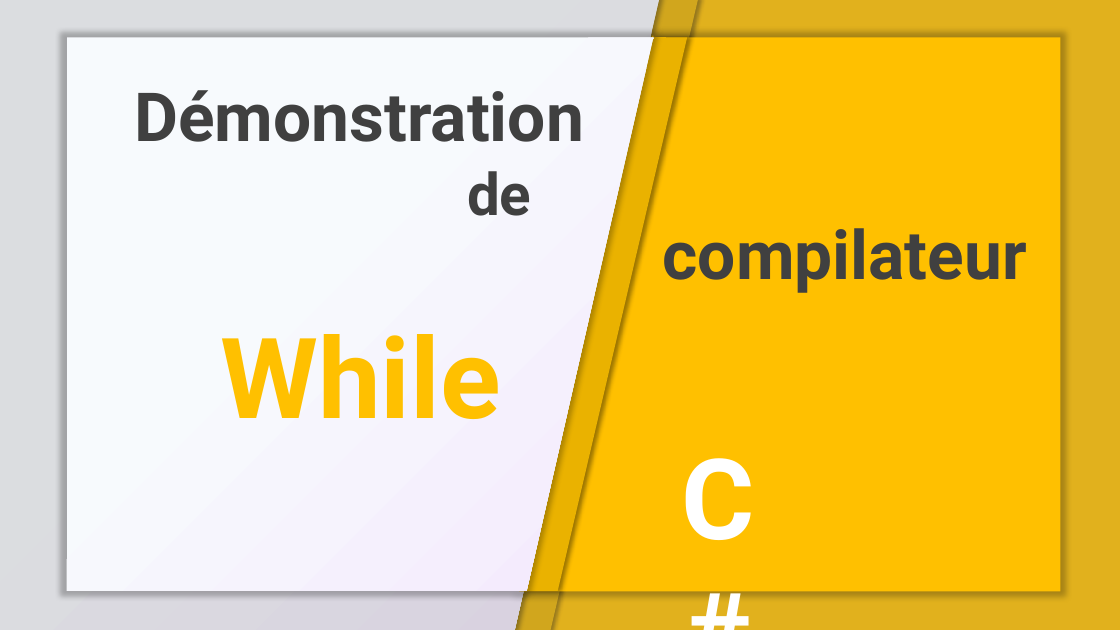
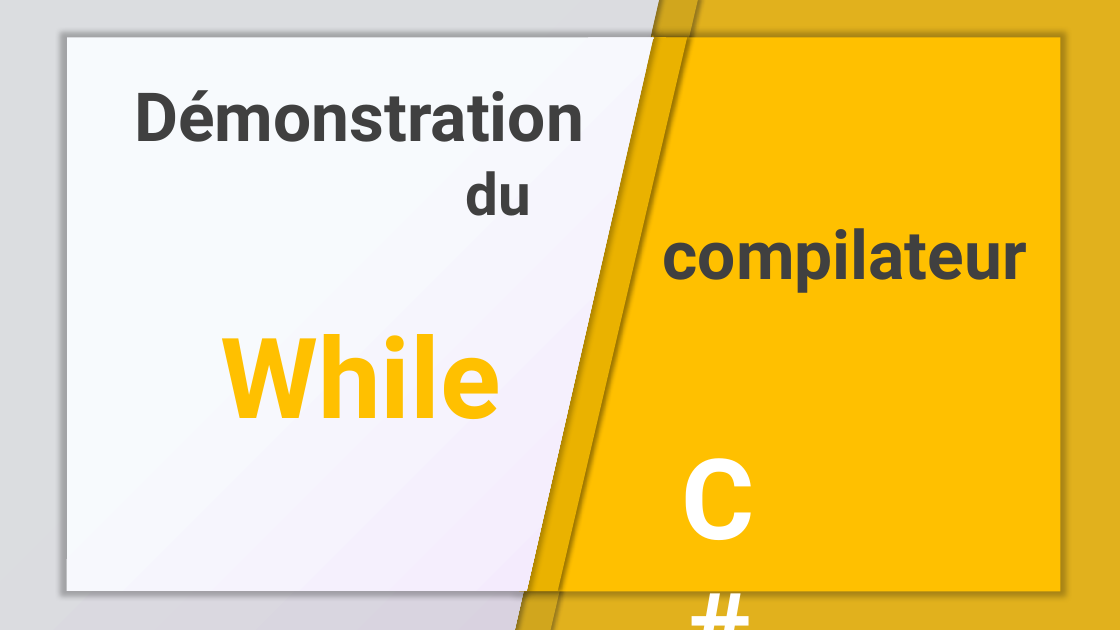
Before and after one commit to Kapcash/Compilation, a slide deck: slide 1 of Documents/Présentation/Demo_Finale.pptx. Drawn at 1120x630 pixels with LibreOffice and Linux fonts; fonts in the diff are those of the drawing. Boxes give left, top, right and bottom in pixels: in the first picture for what was removed or moved away, otherwise in the second. Text is boxed around its words. In the diff, an @@ line names an element or a change of style, - is before the commit and + after.

```diff
--- a/Documents/Présentation/Demo_Finale.pptx
+++ b/Documents/Présentation/Demo_Finale.pptx
@@ text at box(466, 171, 532, 216): text changed @@
-de
+du
```
Also in this commit, not shown: 1 other slide changed, 3 other files.
